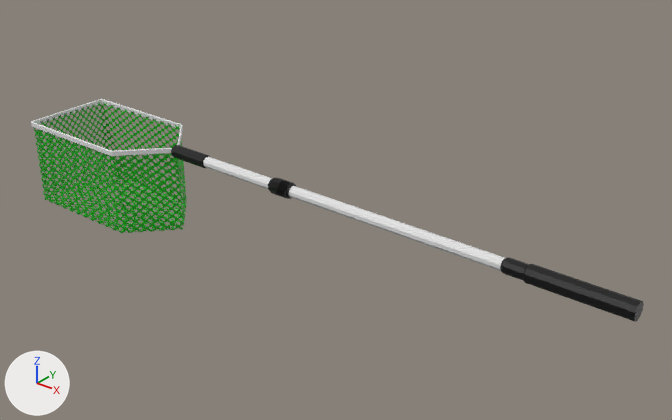
An edit to the FBX model ConceptIdeasProject/Assets/04_Maya Models/FishingRod.fbx, drawn before and after from the same camera.
One viewpoint serves both versions: a 50 mm camera at (3.54, -2.63, 1.81) aimed at (1.31, 0.15, 0.09). Every picture has the same lights, and +X, +Y and +Z are marked at lower left. Where no turn or scale is listed for an object, it has been applied to the vertices. Vertices at the same position are counted once.

The scene before the commit, as lines of its bpy script (objects in view):
```python
me_mesh = bpy.data.meshes.new('Mesh')
me_mesh.from_pydata(...)  # 59768 vertices, 62380 faces; spans x -1.5..1.5, y -0.22..0.22, z -0.22..0.22
# faces by material slot: [210, 186, 61984]
me_mesh.materials.append(mat_plasticdetails)  # black #000000
me_mesh.materials.append(mat_framepole)  # white #e5e5e5
me_mesh.materials.append(mat_fishingnet)  # green #00a900
ob_fishingrod1 = bpy.data.objects.new('FishingRod1', me_mesh)
ob_fishingrod1.location = (1.19, 0.0, 0.008)
```
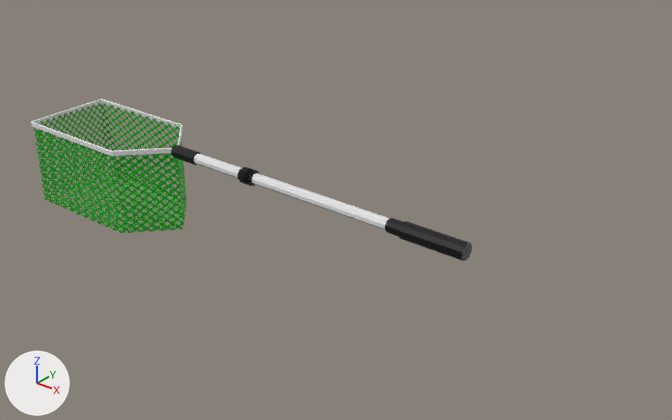
Where the newer file only moved an object's origin or applied its transform, the numbers keep the older frame.

Edits to the bpy script that builds the scene:
```text
Change me_mesh:
    where me_mesh.from_pydata(...)  # 59768 vertices, 62380 faces; spans x -1.5..1.5, y -0.22..0.22, z -0.22..0.22
    used by ob_fishingrod1; location = (1.19, 0.0, 0.008)
    me_mesh part 1: the loose piece of 212 vertices spanning x -0.7..1.5, y -0.03..0.03, z 0.15..0.22 is scaled about its middle by (0.705, 1, 1), then moved by (-0.32, 0.0, 0.0)
```

What differs and where, as boxes [x1, y1, x2, y2] in the pictures (672 x 420 px; the box of a moved part takes in the faces that stretch with it):
'FishingRod1', reshaped (28% narrower, 27% shorter)
    before: [31, 99, 644, 322]
    after: [31, 99, 472, 261]
part 1 of me_mesh, moved or reshaped
    before: [171, 145, 644, 322]
    after: [171, 145, 472, 261]
